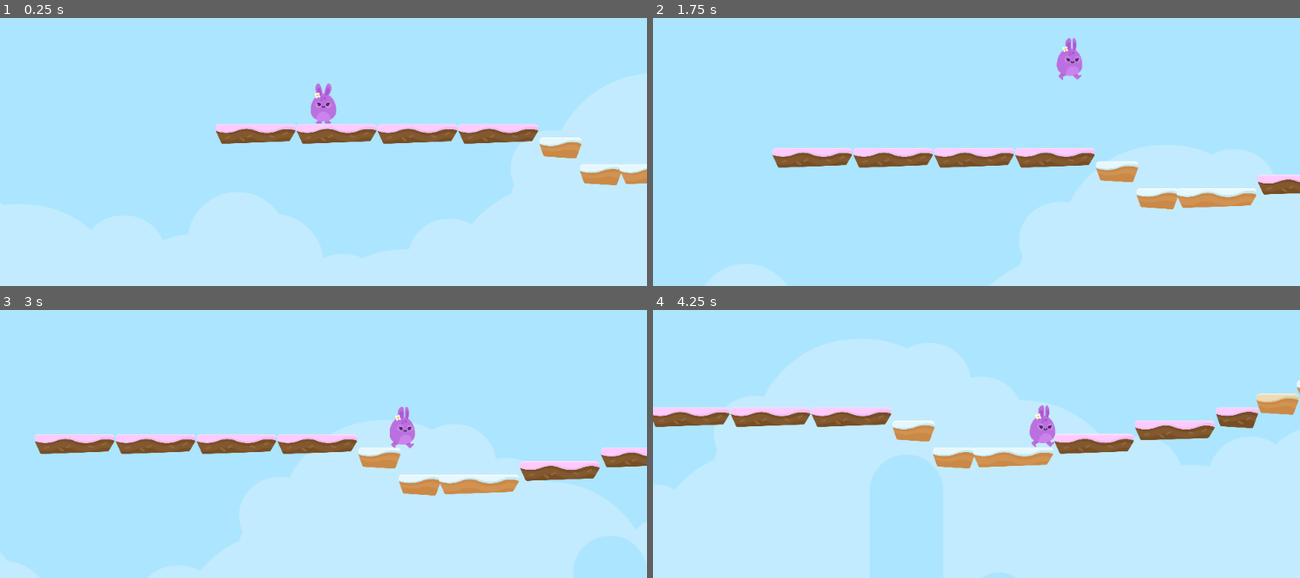
Above: before the commit, frames 1-4 (two rows, left to right).
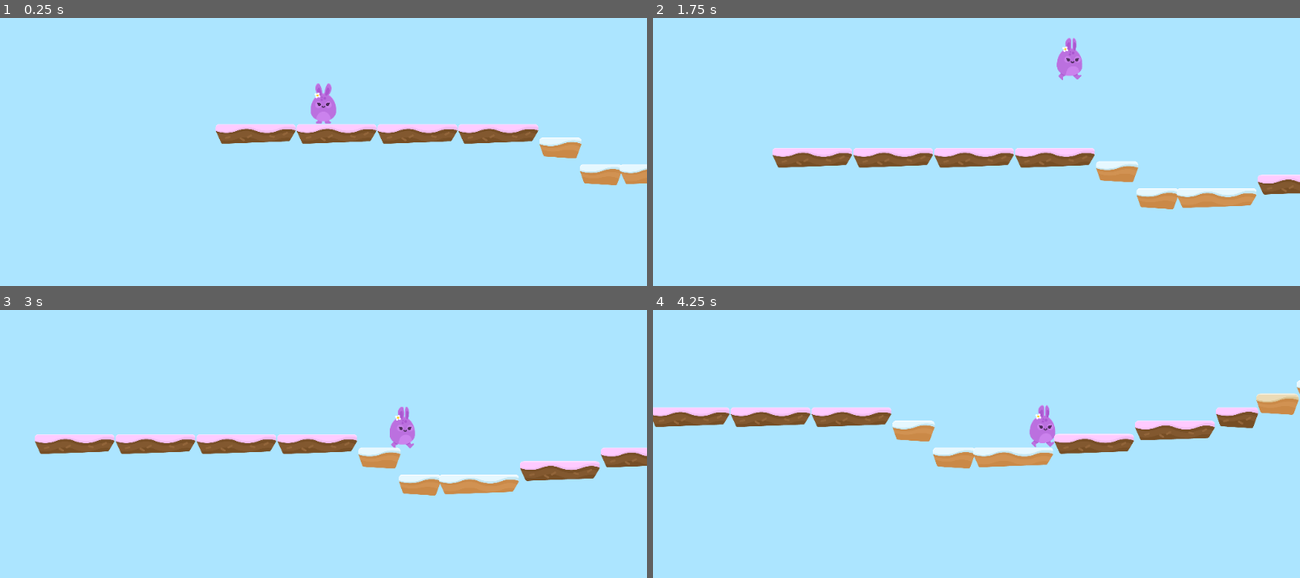
Above: after the commit, the same moments.

Repository: KennedyMungai/SimplePlatformer
Game: Godot game, scene res://Scenes/Levels/Level1.tscn
Same seed, same stepped clock (60 frames per second), same inputs: the game is played once before the commit and once after it.
Inputs:
- Up to frame 1 (0.25 s): no input
- Up to frame 2 (1.75 s): hold D (right) from 0.53 s (still down); tap W (jump) at 0.77, 1.52 s
- Up to frame 3 (3 s): release D (right) at 2.03 s; hold A (left) 2.03-2.78 s; hold D (right) from 2.78 s (still down)
- Up to frame 4 (4.25 s): keep holding D (right); tap W (jump) at 3.02, 3.77 s

The runs differ from the first frame. In frame 1, less than 0.1% of the frame differs, in the area x 0-100%, y 20-100%; in frame 2, less than 0.1%; in frame 3, less than 0.1%; in frame 4, less than 0.1%.

Commit message:
Separation of concerns

Diff:
--- a/Scenes/Player.tscn
+++ b/Scenes/Player.tscn
@@ -31,6 +31,7 @@
 smoothing_enabled = true
 
 [node name="ParallaxBackground" type="ParallaxBackground" parent="Camera2D"]
+scroll_offset = Vector2( 0, -750 )
 scroll_ignore_camera_zoom = true
 
 [node name="ParallaxLayer" type="ParallaxLayer" parent="Camera2D/ParallaxBackground"]
@@ -43,7 +44,6 @@
 
 [node name="ParallaxLayer2" type="ParallaxLayer" parent="Camera2D/ParallaxBackground"]
 motion_scale = Vector2( 0.5, 1 )
-motion_offset = Vector2( 0, -750 )
 motion_mirroring = Vector2( 2048, 0 )
 
 [node name="TextureRect" type="TextureRect" parent="Camera2D/ParallaxBackground/ParallaxLayer2"]
@@ -53,7 +53,6 @@
 
 [node name="ParallaxLayer3" type="ParallaxLayer" parent="Camera2D/ParallaxBackground"]
 motion_scale = Vector2( 0.75, 1 )
-motion_offset = Vector2( 0, -750 )
 motion_mirroring = Vector2( 2048, 0 )
 
 [node name="TextureRect" type="TextureRect" parent="Camera2D/ParallaxBackground/ParallaxLayer3"]
@@ -62,7 +61,6 @@
 texture = ExtResource( 6 )
 
 [node name="ParallaxLayer4" type="ParallaxLayer" parent="Camera2D/ParallaxBackground"]
-motion_offset = Vector2( 0, -750 )
 motion_mirroring = Vector2( 2048, 0 )
 
 [node name="TextureRect" type="TextureRect" parent="Camera2D/ParallaxBackground/ParallaxLayer4"]
